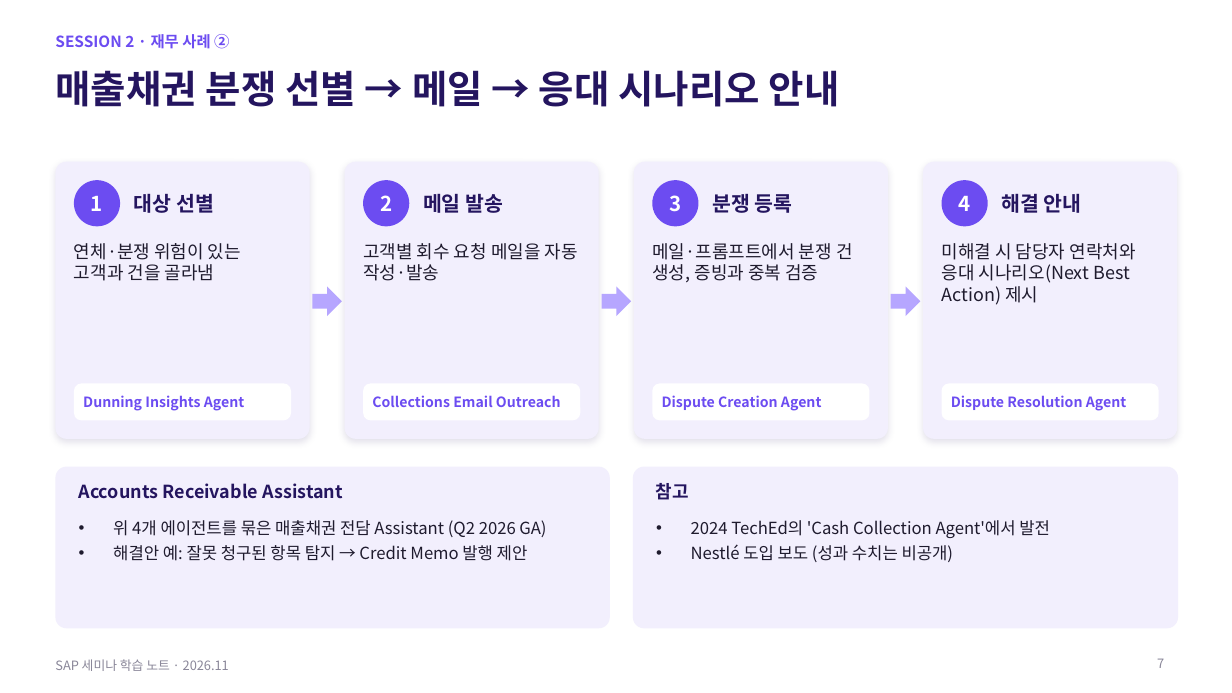
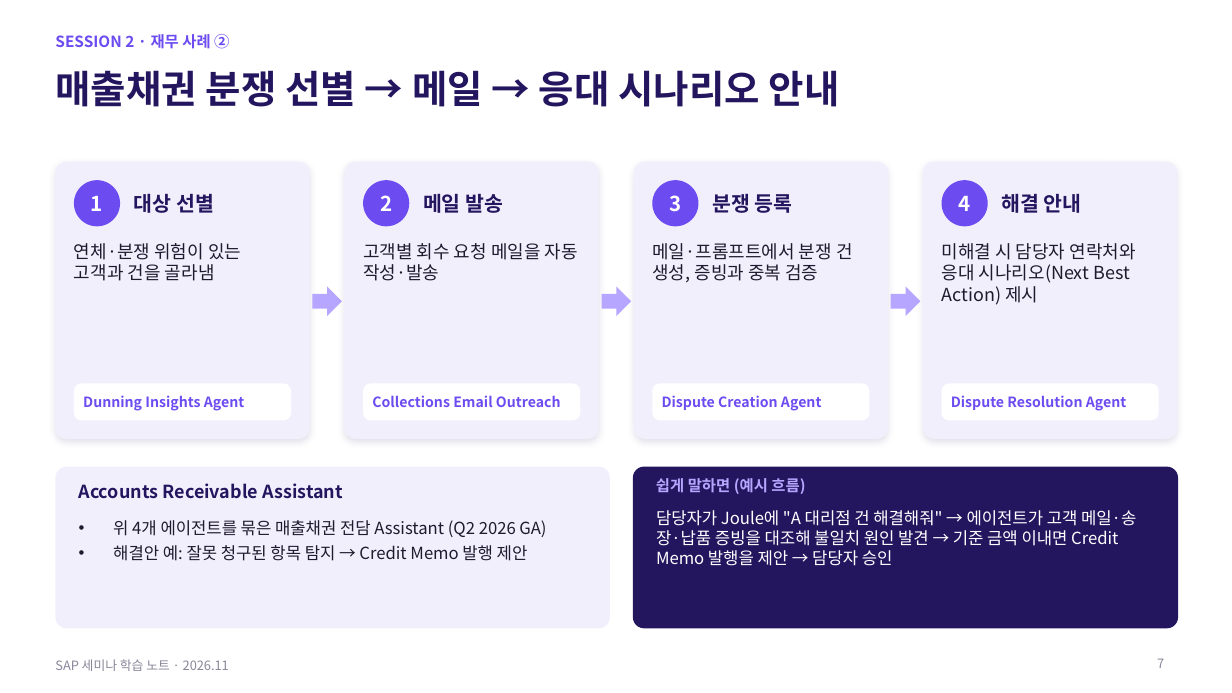
Before and after one commit to qhsghks9/qhsghks, a slide deck: slide 7 of SAP_Seminar_Notes.pptx. Drawn at 1232x693 pixels with LibreOffice and Linux fonts; fonts in the diff are those of the drawing. Boxes give left, top, right and bottom in pixels: in the first picture for what was removed or moved away, otherwise in the second. Text is boxed around its words. In the diff, an @@ line names an element or a change of style, - is before the commit and + after.

```diff
--- a/SAP_Seminar_Notes.pptx
+++ b/SAP_Seminar_Notes.pptx
@@ rounded rectangle at (633, 467, 1178, 628): fill #F2EFFD to #24155F @@
@@ text at (656, 478, 805, 494): text changed; size 14 to 12 pt; text colour #24155F to #B6A6FF @@
-참고
+쉽게 말하면 (예시 흐름)
@@ text at (656, 510, 1136, 566): text changed; text colour #1F1B2E to #FFFFFF @@
-• 2024 TechEd의 'Cash Collection Agent'에서 발전
-• Nestlé 도입 보도 (성과 수치는 비공개)
+담당자가 Joule에 "A 대리점 건 해결해줘" → 에이전트가 고객 메일·송장·납품 증빙을 대조해 불일치 원인 발견 → 기준 금액 이내면 Credit Memo 발행을 제안 → 담당자 승인
```
Also in this commit, not shown: 7 other slides changed, 1 slide added, 1 slide removed.
